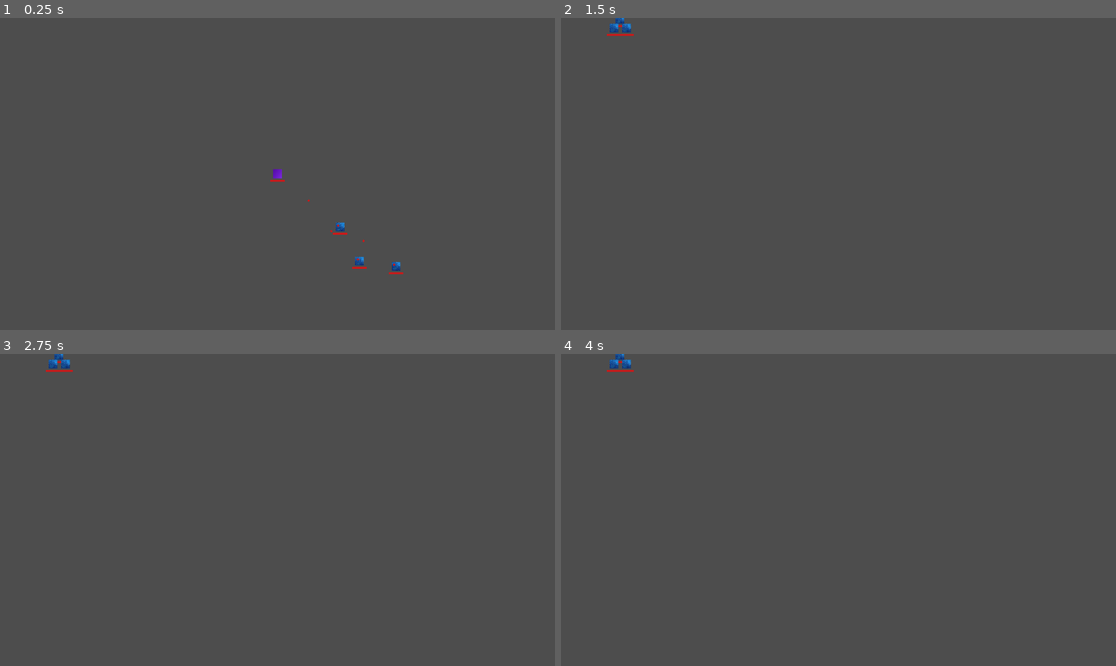
Above: before the commit, frames 1-4 (two rows, left to right).
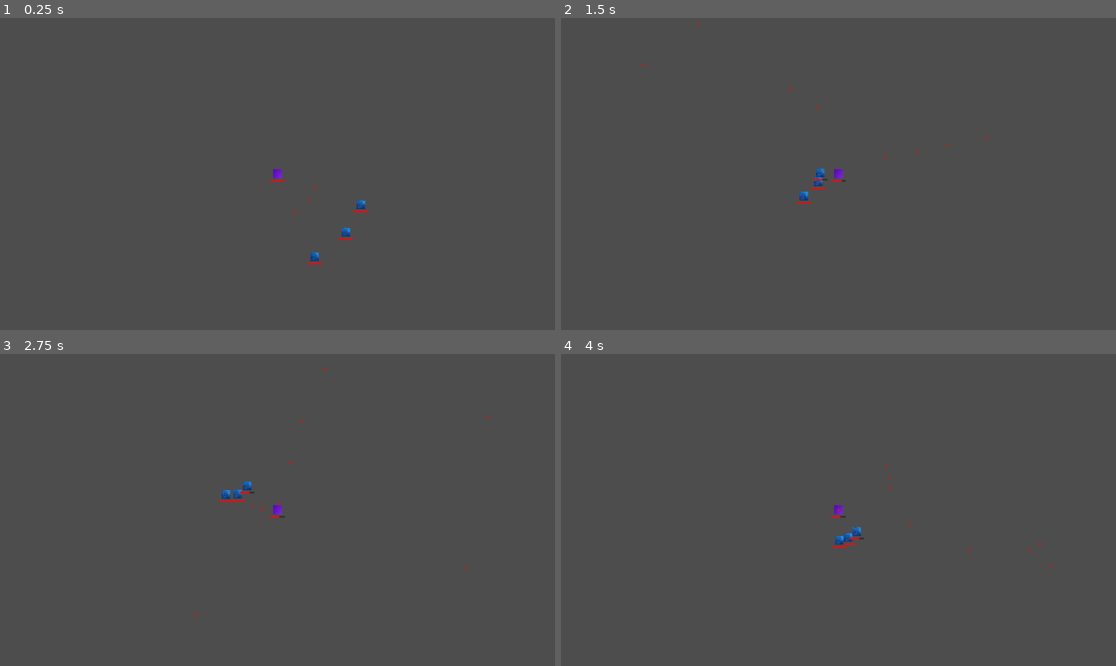
Above: after the commit, the same moments.

Repository: M-E-7/mob-fighter
Game: Godot game, scene res://Levels/basic_level.tscn
Same seed, same stepped clock (60 frames per second), same inputs: the game is played once before the commit and once after it.
Inputs (mouse positions are in pixels of both pictures, inside the frame that each line leads up to):
- Up to frame 1 (0.25 s): no input
- Up to frame 2 (1.5 s): move the mouse to (960, 158) at 0.52 s; press the mouse at (960, 158) at 0.53 s; hold Right (ui_right) 0.53-1.28 s; move the mouse to (727, 189) at 1.27 s; release the mouse at (727, 189) at 1.28 s; hold Down (ui_down) from 1.28 s (still down); click (727, 189) at 1.35 s
- Up to frame 3 (2.75 s): move the mouse to (333, 441) at 2.02 s; release Down (ui_down) at 2.03 s; press the mouse at (333, 441) at 2.03 s; hold Right (ui_right) from 2.03 s (still down)
- Up to frame 4 (4 s): move the mouse to (810, 572) at 2.77 s; release Right (ui_right) at 2.78 s; release the mouse at (810, 572) at 2.78 s; hold Up (ui_up) 2.78-3.53 s; click (810, 572) at 2.85 s; move the mouse to (1005, 556) at 3.52 s; press the mouse at (1005, 556) at 3.53 s; hold Left (ui_left) from 3.53 s (still down)

The runs differ from the first frame. In frame 1, 0.4% of the frame differs, in the area x 52-73%, y 53-83%; in frame 2, 0.4%; in frame 3, 0.4%, in the area x 8-88%, y 0-84%; in frame 4, 0.4%.

Commit message:
Implemented event bus

Diff:
--- /dev/null
+++ b/Autoloads/event_bus.gd
@@ -0,0 +1,11 @@
+extends Node
+## Global event bus for decoupled communication between systems
+
+# Entity lifecycle
+signal entity_died(entity: Node)
+
+# Damage
+signal entity_damaged(entity: Node, amount: float)
+
+# Health
+signal health_changed(entity: Node, current_health: float, max_health: float)
--- a/Components/health_component.gd
+++ b/Components/health_component.gd
@@ -2,11 +2,7 @@
 class_name HealthComponent
 ## Component that manages health state and emits signals on change
 
-# signal health_changed(current_health: float, max_health: float)
-signal died
-
 @export var entity: Entity
-@export var healthDisplay: HealthDisplayComponent
 
 var current_health: float
 var max_health: float
@@ -19,13 +15,11 @@
 
 func take_damage(amount: float) -> void:
 	current_health = max(current_health - amount, 0.0)
-	# health_changed.emit(current_health, max_health)
-	healthDisplay.healthUpdate(current_health, max_health)
+	EventBus.health_changed.emit(entity, current_health, max_health)
 	if current_health <= 0.0:
-		died.emit()
+		EventBus.entity_died.emit(entity)
 
 
 func heal(amount: float) -> void:
 	current_health = min(current_health + amount, max_health)
-	# health_changed.emit(current_health, max_health)
-	healthDisplay.healthUpdate(current_health, max_health)
+	EventBus.health_changed.emit(entity, current_health, max_health)
--- a/Components/health_display_component.gd
+++ b/Components/health_display_component.gd
@@ -1,8 +1,6 @@
 extends Node
 class_name HealthDisplayComponent
 ## Component that displays a red health bar below the entity
-
-@export var health_component: HealthComponent
 
 var bar_width: float = 30.0
 var bar_height: float = 4.0
@@ -25,13 +23,9 @@
 	hp_bar.color = Color(0.8, 0.1, 0.1)
 	get_parent().add_child.call_deferred(hp_bar)
 
-
-	# if health_component:
-	# 	health_component.health_changed.connect(_on_health_changed)
-	# else:
-	# 	push_warning("HealthDisplayComponent: No HealthComponent assigned")
+	EventBus.health_changed.connect(_on_health_changed)
 
 
-func healthUpdate(current_health: float, max_health: float) -> void:
-	if max_health > 0.0:
+func _on_health_changed(entity: Node, current_health: float, max_health: float) -> void:
+	if entity == owner and max_health > 0.0:
 		hp_bar.size.x = bar_width * (current_health / max_health)
--- a/Components/hurtbox_component.gd
+++ b/Components/hurtbox_component.gd
@@ -2,8 +2,6 @@
 class_name HurtboxComponent
 ## Component that detects incoming damage and signals up to the entity
 
-signal damaged(amount: float)
-
 
 func take_damage(amount: float) -> void:
-	damaged.emit(amount)
+	EventBus.entity_damaged.emit(owner, amount)
--- a/Entities/BasicEnemy/enemy.gd
+++ b/Entities/BasicEnemy/enemy.gd
@@ -4,7 +4,5 @@
 
 func _ready() -> void:
 	add_to_group("enemy")
-	if healthComponent:
-		healthComponent.died.connect(queue_free)
-	if hurtboxComponent:
-		hurtboxComponent.damaged.connect(take_damage)
+	EventBus.entity_died.connect(_on_entity_died)
+	EventBus.entity_damaged.connect(_on_entity_damaged)
--- a/Entities/Player/player.gd
+++ b/Entities/Player/player.gd
@@ -21,18 +21,18 @@
 @export var fire_rate: float = 5.0
 @export var bullet_damage: float = 10.0
 
-# @onready var movement: MovementComponent = $MovementComponent
-# @onready var facing: FacingComponent = $FacingComponent
-
 
 func _ready() -> void:
 	add_to_group("player")
-	if healthComponent:
-		healthComponent.died.connect(queue_free)
-	if hurtboxComponent:
-		hurtboxComponent.damaged.connect(take_damage)
+	EventBus.entity_died.connect(_on_entity_died)
+	EventBus.entity_damaged.connect(_on_entity_damaged)
 
 
-func take_damage(amount: float) -> void:
-	if healthComponent:
+func _on_entity_died(entity: Node) -> void:
+	if entity == self:
+		queue_free()
+
+
+func _on_entity_damaged(entity: Node, amount: float) -> void:
+	if entity == self and healthComponent:
 		healthComponent.take_damage(amount)
--- a/Levels/basic_level.tscn
+++ b/Levels/basic_level.tscn
@@ -11,9 +11,27 @@
 
 [node name="Enemy" parent="." unique_id=179062938 instance=ExtResource("2_b41s8")]
 position = Vector2(154, 131)
+max_speed = 100.0
+acceleration = 500.0
+max_health = 30.0
+starting_health = 30.0
+fire_rate = 2.0
+bullet_damage = 5.0
 
-[node name="Enemy2" parent="." unique_id=783160613 instance=ExtResource("2_b41s8")]
-position = Vector2(271, 211)
+[node name="Enemy2" parent="." unique_id=2133372326 instance=ExtResource("2_b41s8")]
+position = Vector2(188, 69)
+max_speed = 100.0
+acceleration = 500.0
+max_health = 30.0
+starting_health = 30.0
+fire_rate = 2.0
+bullet_damage = 5.0
 
-[node name="Enemy3" parent="." unique_id=1384368408 instance=ExtResource("2_b41s8")]
-position = Vector2(192, 204)
+[node name="Enemy3" parent="." unique_id=51479879 instance=ExtResource("2_b41s8")]
+position = Vector2(84, 186)
+max_speed = 100.0
+acceleration = 500.0
+max_health = 30.0
+starting_health = 30.0
+fire_rate = 2.0
+bullet_damage = 5.0
--- a/project.godot
+++ b/project.godot
@@ -15,6 +15,10 @@
 config/features=PackedStringArray("4.6", "Forward Plus")
 config/icon="res://icon.svg"
 
+[autoload]
+
+EventBus="*res://Autoloads/event_bus.gd"
+
 [input]
 
 shoot={
Not shown, added: Autoloads/event_bus.gd.uid
